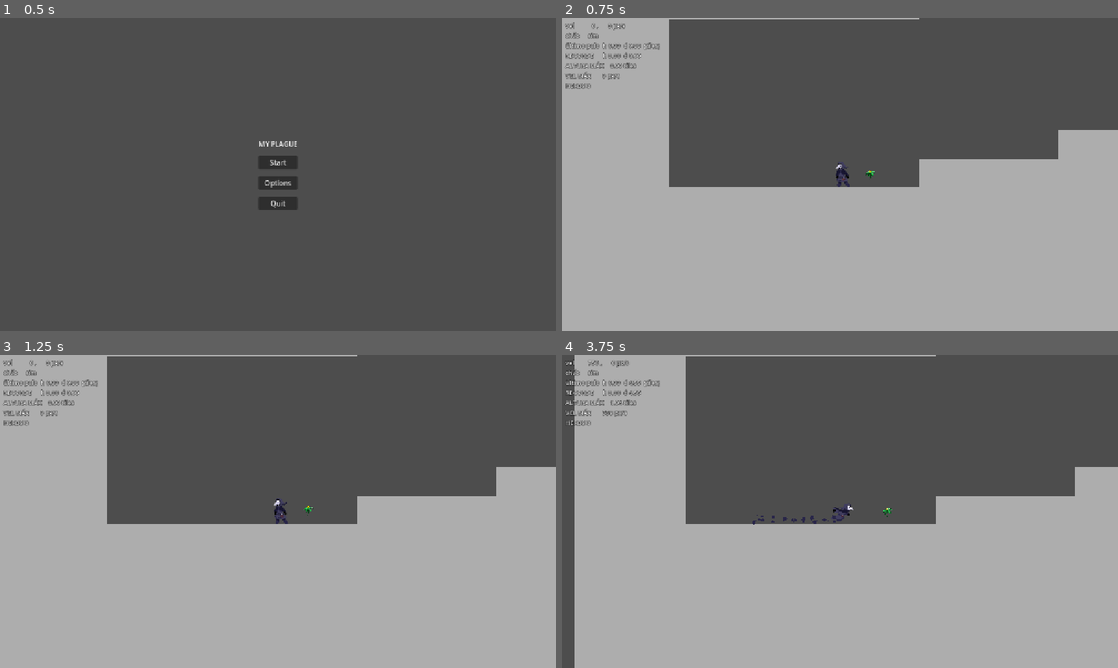
Above: before the commit, frames 1-4 (two rows, left to right).
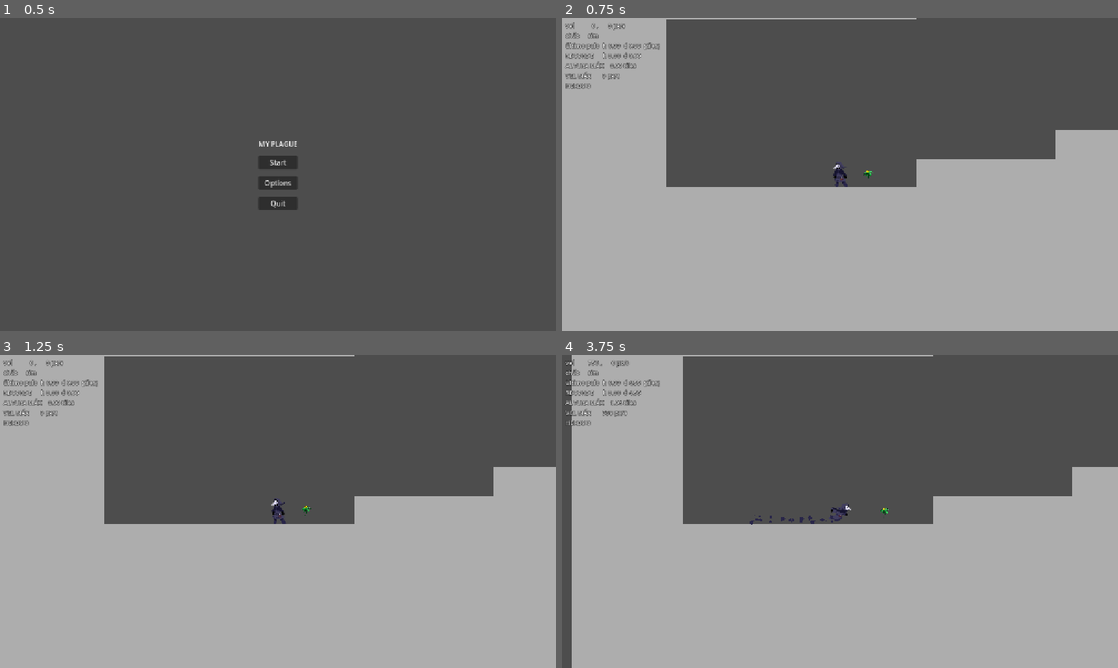
Above: after the commit, the same moments.

Repository: jpbmoura/gmtk-gamejam
Game: Godot game, scene res://scenes/menu/main_menu.tscn
Same seed, same stepped clock (60 frames per second), same inputs: the game is played once before the commit and once after it.
Inputs:
- Up to frame 1 (0.5 s): no input
- Up to frame 2 (0.75 s): click "Start" at 0.5 s
- Up to frame 3 (1.25 s): no input
- Up to frame 4 (3.75 s): tap Enter (ui_accept) at 1.25, 1.52, 2.27 s; hold Right (ui_right) 1.28-2.78 s; tap X (dash) at 1.35, 2.1, 3.05, 3.6 s; hold Left (ui_left) 2.78-3.53 s; tap 0 at 2.85 s; hold Right (ui_right) from 3.53 s (still down)

Frame 1 is identical in both runs. In frame 2, 0.5% of the frame differs, in the area x 18-90%, y 0-54%; in frame 3, 0.5%; in frame 4, 1.0%, in the area x 1-93%, y 0-100%.

Commit message:
melhorando movimentação e hitbox

Diff:
--- a/scenes/levels/level_1.tscn
+++ b/scenes/levels/level_1.tscn
@@ -27,7 +27,7 @@
 size = Vector2(2090, 138)
 
 [sub_resource type="RectangleShape2D" id="RectangleShape2D_fw547"]
-size = Vector2(23, 27)
+size = Vector2(16, 27)
 
 [sub_resource type="AtlasTexture" id="AtlasTexture_svqqs"]
 atlas = ExtResource("5_qxy0u")
@@ -517,7 +517,7 @@
 script = ExtResource("2_x42e6")
 
 [node name="CollisionShape2D" type="CollisionShape2D" parent="Player" unique_id=727390925]
-position = Vector2(109.5, -79.5)
+position = Vector2(112, -79.5)
 shape = SubResource("RectangleShape2D_fw547")
 
 [node name="Camera2D" type="Camera2D" parent="Player/CollisionShape2D" unique_id=220215669]
--- a/scenes/player/player.gd
+++ b/scenes/player/player.gd
@@ -32,6 +32,7 @@
 var dash_direction := 0.0
 var dash_used := false
 var dash_cooldown_timer := 0.0
+var facing := -1
 
 var DASH_TIME = 0.2
 var DASH_SPEED = 800.0
@@ -93,6 +94,8 @@
 		velocity.y = wall_jump_height
 		wall_lock_timer = wall_jump_lock
 		jumps_left = max_jumps - 1
+		$AnimatedSprite2D.flip_h = !$AnimatedSprite2D.flip_h
+		facing = facing * -1
 
 	# --- pulo normal / duplo ---
 	elif buffer_timer > 0.0 and jumps_left > 0:
@@ -113,7 +116,10 @@
 			dash_cooldown_timer -= delta
 
 		dash_used = true
-		dash_direction = Input.get_axis("ui_left", "ui_right")
+		if Input.get_axis("ui_left", "ui_right"):
+			dash_direction = Input.get_axis("ui_left", "ui_right")
+		else:
+			dash_direction = facing
 		dash_timer = DASH_TIME
 
 	if dash_timer > 0.0:
@@ -125,6 +131,8 @@
 	# --- moving ---
 	if wall_lock_timer <= 0.0:
 		var direction := Input.get_axis("ui_left", "ui_right")
+		if direction != 0:
+			facing = direction
 		if direction:
 			velocity.x = move_toward(velocity.x, direction * speed, acceleration * delta)
 			$AnimatedSprite2D/ParticlePoison.emitting = false
